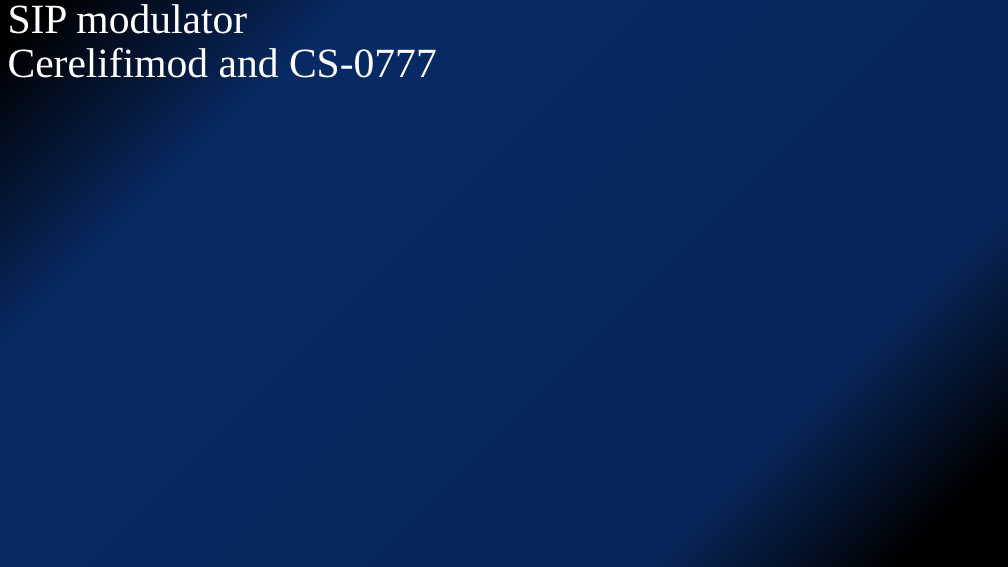
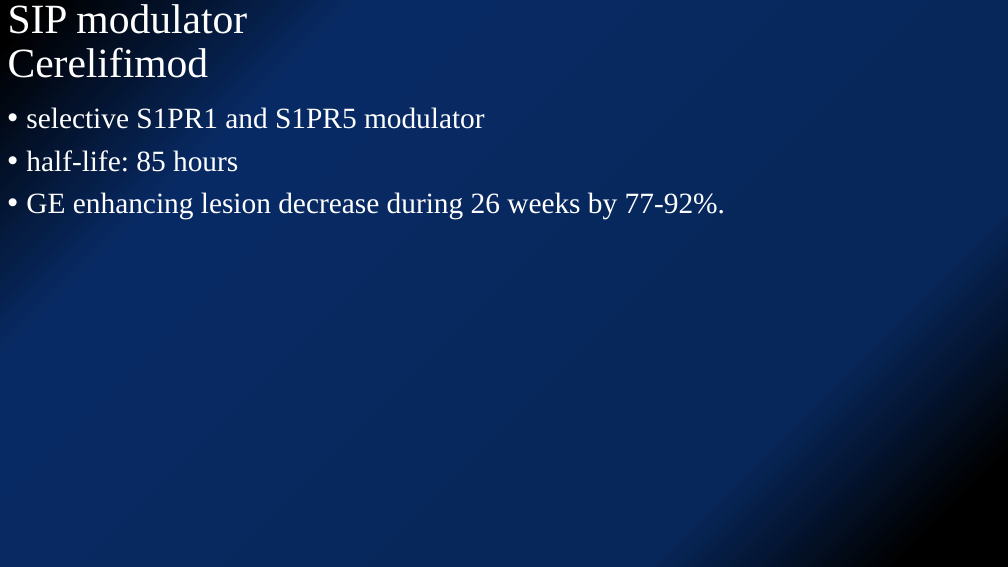
Before and after one commit to kjfdf/12.07_lab_meeting, a slide deck: slide 7 of 2020.12.07 유일한 임상저널리뷰.pptx. Drawn at 1008x567 pixels with LibreOffice and Linux fonts; fonts in the diff are those of the drawing. Boxes give left, top, right and bottom in pixels: in the first picture for what was removed or moved away, otherwise in the second. Text is boxed around its words. In the diff, an @@ line names an element or a change of style, - is before the commit and + after.

```diff
--- a/2020.12.07 유일한 임상저널리뷰.pptx
+++ b/2020.12.07 유일한 임상저널리뷰.pptx
@@ title at (8, 0, 247, 78): text changed @@
-SIP modulator
-Cerelifimod and CS-0777
+SIP modulator
+Cerelifimod
@@ text added at (26, 107, 725, 219), 28 pt, text #FFFFFF @@
+• selective S1PR1 and S1PR5 modulator
+• half-life: 85 hours
+• GE enhancing lesion decrease during 26 weeks by 77-92%.
```
Also in this commit, not shown: 4 other slides changed, 5 slides added, 4 slides removed.
